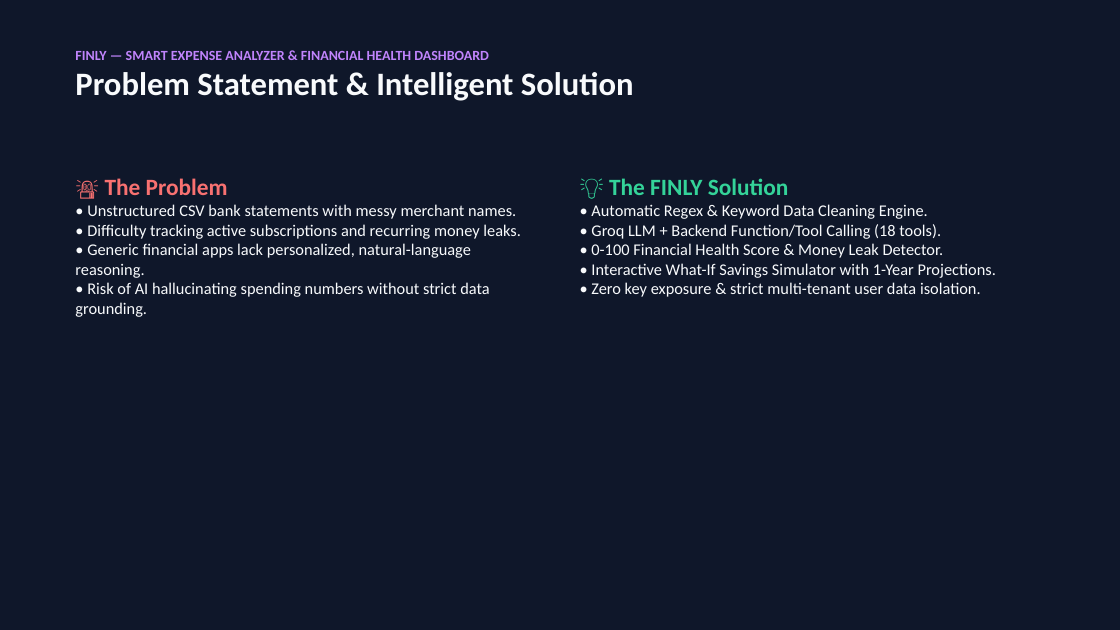
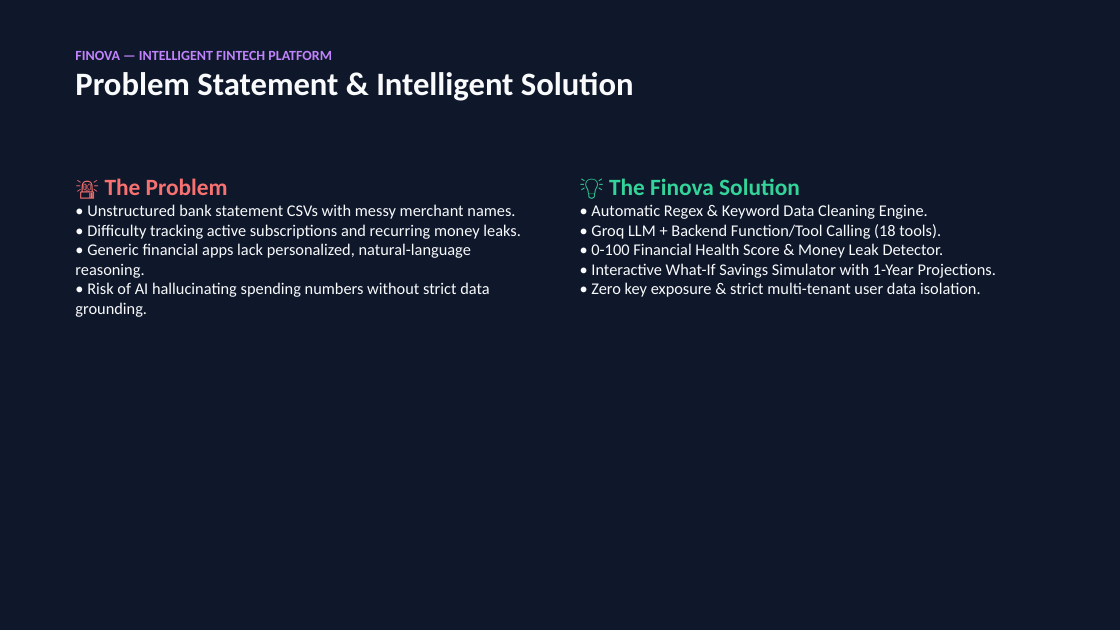
Before and after one commit to adarsh-malviya06/HackInMotion-RICR-HIM-1018, a slide deck: slide 2 of presentation.pptx. Drawn at 1120x630 pixels with LibreOffice and Linux fonts; fonts in the diff are those of the drawing. Boxes give left, top, right and bottom in pixels: in the first picture for what was removed or moved away, otherwise in the second. Text is boxed around its words. In the diff, an @@ line names an element or a change of style, - is before the commit and + after.

Commit message:
feat(branding): update brand identity to Finova (intelligent Fintech) with logo asset, UI components, backend prompt, and docs

```diff
--- a/presentation.pptx
+++ b/presentation.pptx
@@ text at box(75, 51, 332, 60): text changed @@
-FINLY — SMART EXPENSE ANALYZER & FINANCIAL HEALTH DASHBOARD
+FINOVA — INTELLIGENT FINTECH PLATFORM
@@ text at box(609, 178, 800, 195): text changed @@
-💡 The FINLY Solution
+💡 The Finova Solution
@@ text at box(87, 204, 515, 219): text changed @@
-• Unstructured CSV bank statements with messy merchant names.
+• Unstructured bank statement CSVs with messy merchant names.
```
Also in this commit, not shown: 1 other slide changed, 3 slides removed, 20 other files.
